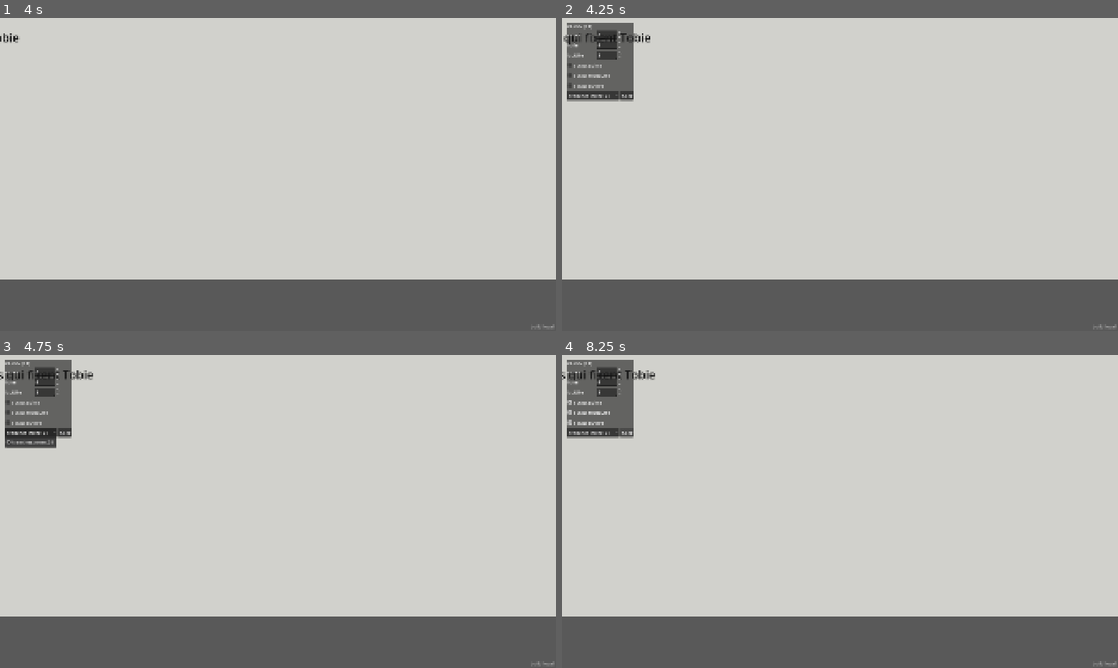
Above: before the commit, frames 1-4 (two rows, left to right).
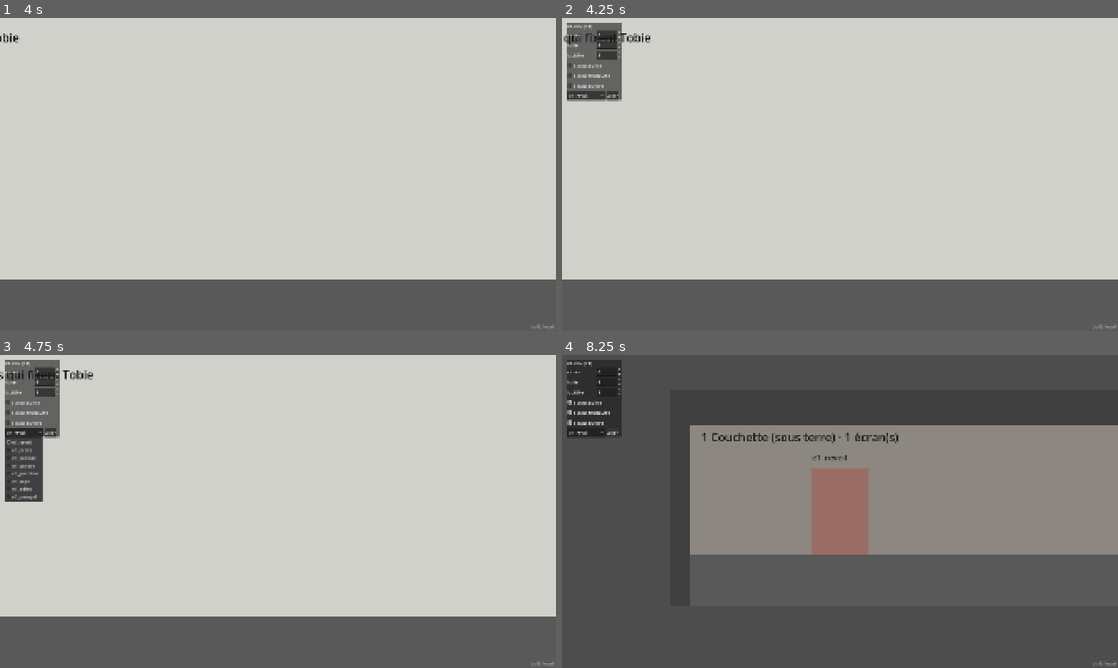
Above: after the commit, the same moments.

Repository: Mazklaus/le-dernier-pli
Game: Godot game, scene res://scenes/titre/titre.tscn
The game is run twice, just before and just after one commit, with the same random seed, the same clock (stepped at 60 frames per second) and the same inputs.
Inputs (mouse positions are in pixels of both pictures, inside the frame that each line leads up to):
- Up to frame 1 (4 s): tap Enter (ui_accept) at 0.5, 0.77, 2, 3.5, 3.77 s; move the mouse to (400, 158) at 0.52 s; press the mouse at (400, 158) at 0.53 s; hold D (deplacer_droite) 0.53-1.25 s; release the mouse at (400, 158) at 1.25 s; drag from (166, 190) to (250, 237) at 1.27 s; move the mouse to (333, 105) at 2.02 s; hold D (deplacer_droite) 2.03-2.75 s; hold Shift 2.03-2.75 s; drag from (250, 237) to (111, 127) at 2.77 s; move the mouse to (444, 221) at 3.52 s; hold A (deplacer_gauche) from 3.53 s (still down); tap Ctrl at 3.6 s
- Up to frame 2 (4.25 s): keep holding A (deplacer_gauche); tap F1 (debug_menu) at 4.15 s
- Up to frame 3 (4.75 s): release A (deplacer_gauche) at 4.25 s; click (33, 433) at 4.25 s, where only the run before the commit has a clickable "tranchee_mere_01"
- Up to frame 4 (8.25 s): click (584, 433) at 5 s, where only the run after the commit has a clickable "e1_reveil"; click "sceau_abime" at 5.75 s; click "sceau_rechauffe" at 6.5 s; click "sceau_ouvert" at 7.25 s; click "Aller" at 8 s

Frame 1 is identical in both runs. In frame 2, 0.6% of the frame differs, in the area x 1-13%, y 1-27%; in frame 3, 1.9%; in frame 4, 82%, in the area x 0-100%, y 0-84%.

Commit message:
Remplit la liste des rencontres de l'étape 1 dans le menu debug
Corrige #11 : identifiants e1_* attendus par SceneRouter.

Co-Authored-By: Claude Opus 5.5 <noreply@anthropic.com>
Claude-Session: https://claude.ai/code/session_011WbKxC1GLvqHLYTAssGGfb

Diff:
--- a/debug/debug_menu.gd
+++ b/debug/debug_menu.gd
@@ -13,7 +13,10 @@
 #   SceneRouter : périmètre Lead Prog, fonction de saut encore à confirmer.
 const GAUGES: Array[StringName] = [&"vivres", &"huile", &"lucidite"]
 const SEAL_FLAGS: Array[StringName] = [&"sceau_abime", &"sceau_rechauffe", &"sceau_ouvert"]
-const ENCOUNTERS: Array[StringName] = [&"tranchee_mere_01"]  # à remplir (Level Designer)
+const ENCOUNTERS: Array[StringName] = [
+	&"e1_reveil", &"e1_ordre", &"e1_cantine", &"e1_cendre",
+	&"e1_guetteur", &"e1_sape", &"e1_adieu", &"e1_parapet",
+]
 
 
 func _get_gauge(id: StringName) -> int:
